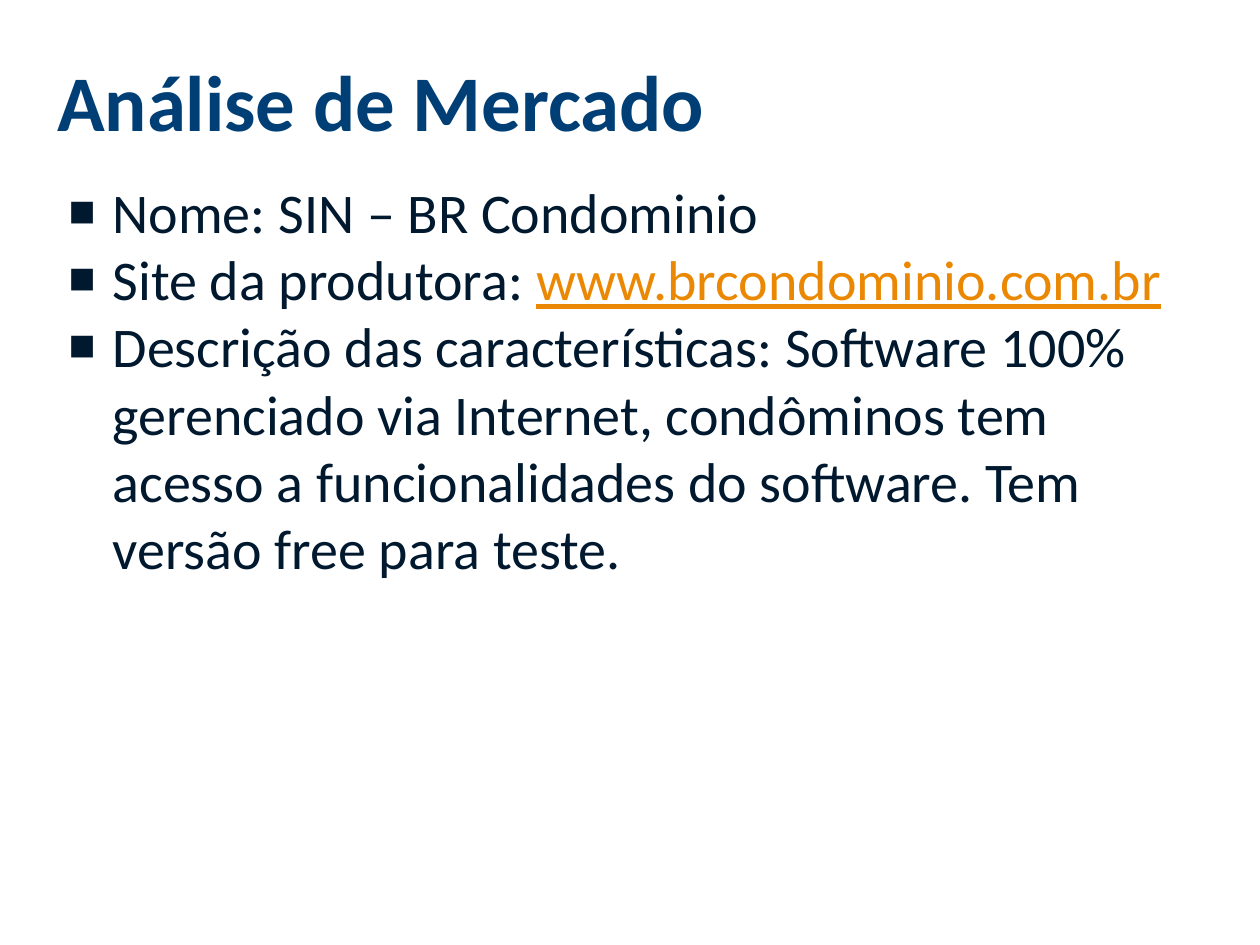
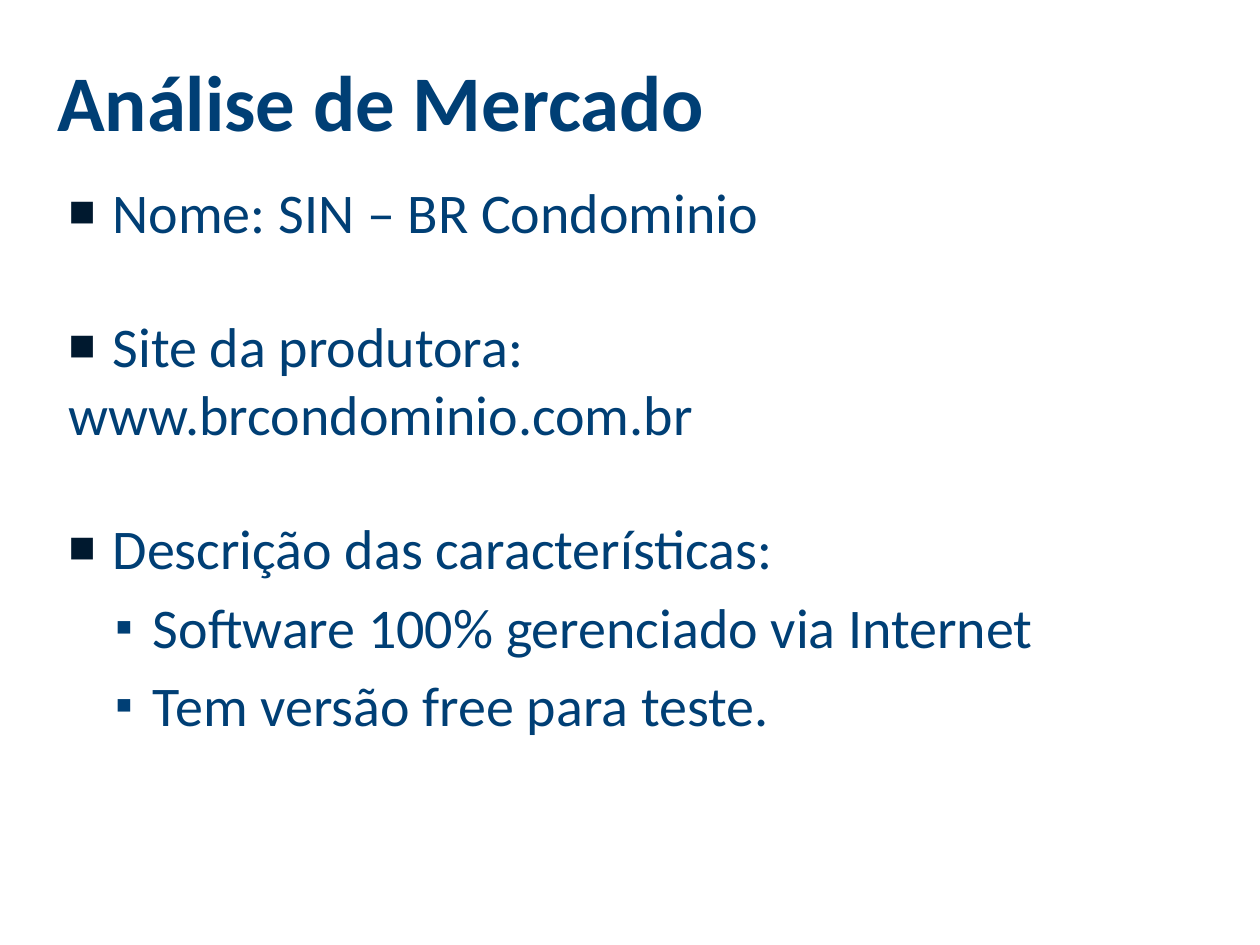
Before and after one commit to viniciussouza1210/Central-Cond, a slide deck: slide 17 of PROPOSTA/Apresentação Proposta - Central Cond.pptx (slide 18 before the commit). Drawn at 1260x945 pixels with LibreOffice and Linux fonts; fonts in the diff are those of the drawing; background and template pictures are left out. Boxes give left, top, right and bottom in pixels: in the first picture for what was removed or moved away, otherwise in the second. Text is boxed around its words. In the diff, an @@ line names an element or a change of style, - is before the commit and + after.

```diff
--- a/PROPOSTA/Apresentação Proposta - Central Cond.pptx
+++ b/PROPOSTA/Apresentação Proposta - Central Cond.pptx
@@ text at bbox=[113, 194, 758, 234]: text colour #00192F to #003F75 in "Nome: SIN – BR Condominio" @@
@@ text at bbox=[69, 328, 1032, 735]: text changed; text colour #00192F to #003F75 @@
-■ Site da produtora: www.brcondominio.com.br
-■ Descrição das características: Software 100% gerenciado via Internet, condôminos tem acesso a funcionalidades do software. Tem versão free para teste.
+■ Site da produtora:
+www.brcondominio.com.br
+■ Descrição das características:
+  ▪ Software 100% gerenciado via Internet
+  ▪ Tem versão free para teste.
```
Also in this commit, not shown: 10 other slides changed, 2 slides removed.
